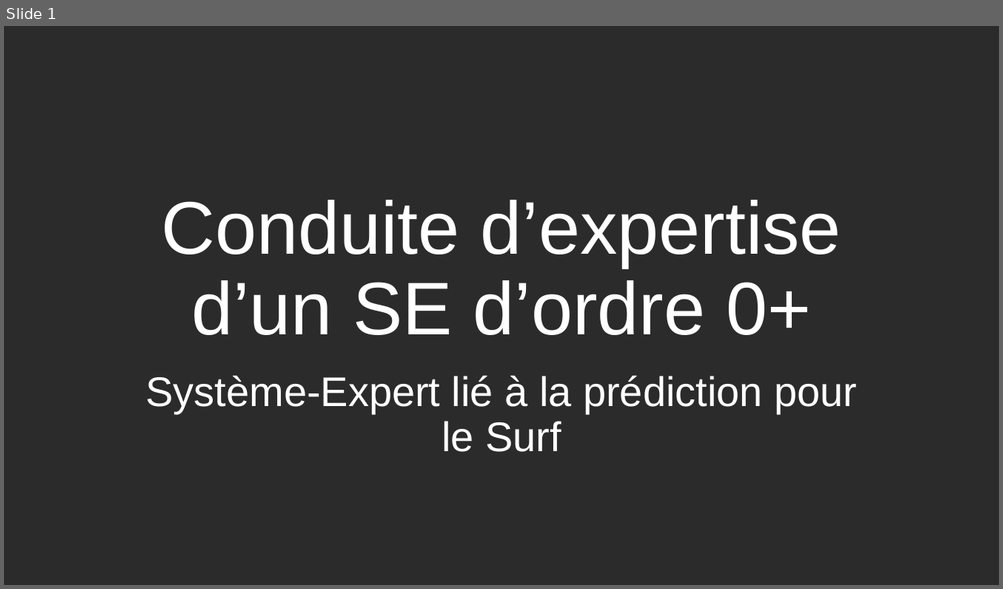
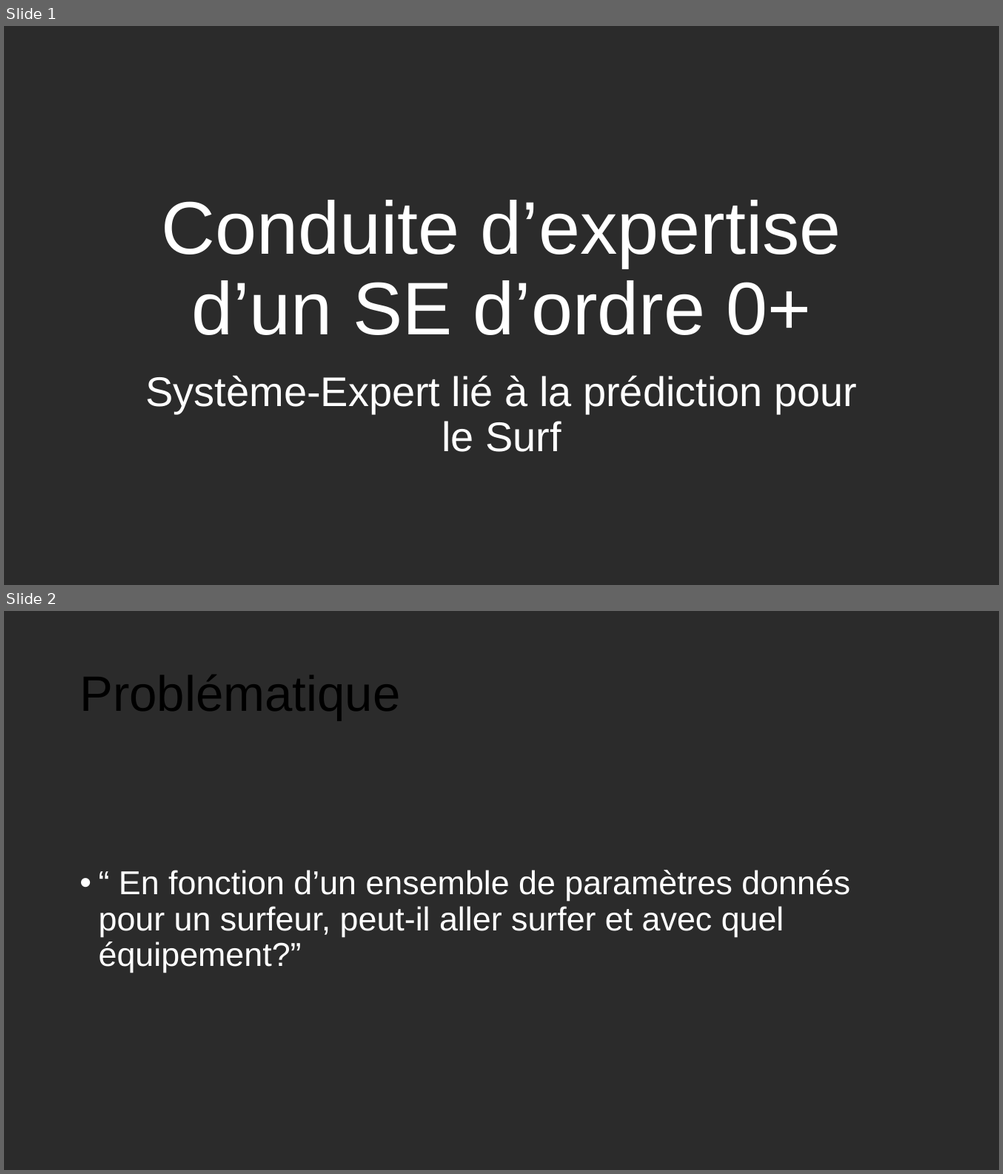
Before and after one commit to anthonygal/AI_Surf_Expert_System, a slide deck: Soutenance_Projet.pptx. Shown one above the other, each under a label of ours: slide 1 before the commit, slides 1 and 2 after it. The pictures are 1003x589 and 1003x1174 pixels, drawn with LibreOffice and Linux fonts; fonts in the diff are those of the drawing; background and template pictures are left out; a plain dark background stands for a picture behind light text. Boxes give left, top, right and bottom in pixels: in the first picture for what was removed or moved away, otherwise in the second. Text is boxed around its words. In the diff, an @@ line names an element or a change of style, - is before the commit and + after.

```diff
--- a/Soutenance_Projet.pptx
+++ b/Soutenance_Projet.pptx
@@ slide 2 added at box(4, 611, 999, 1170), background picture (left out) @@
@@ title added at box(79, 675, 400, 720), 48 pt, text #000000 @@
+Problématique
@@ text added at box(99, 870, 850, 973), 32 pt, text #FFFFFF @@
+• “ En fonction d’un ensemble de paramètres donnés pour un surfeur, peut-il aller surfer et avec quel équipement?”
```
Also in this commit, not shown: 2 slides changed, 1 other file.
